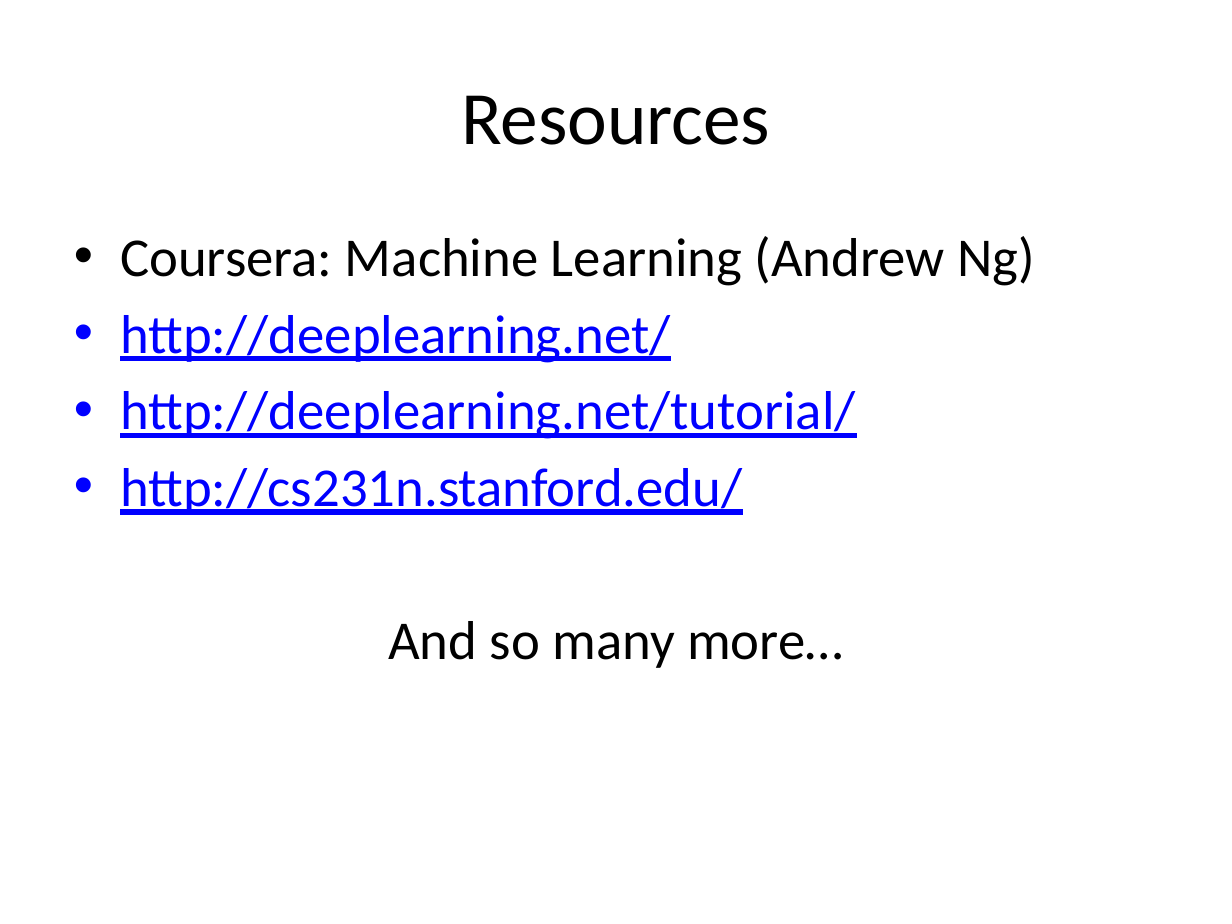
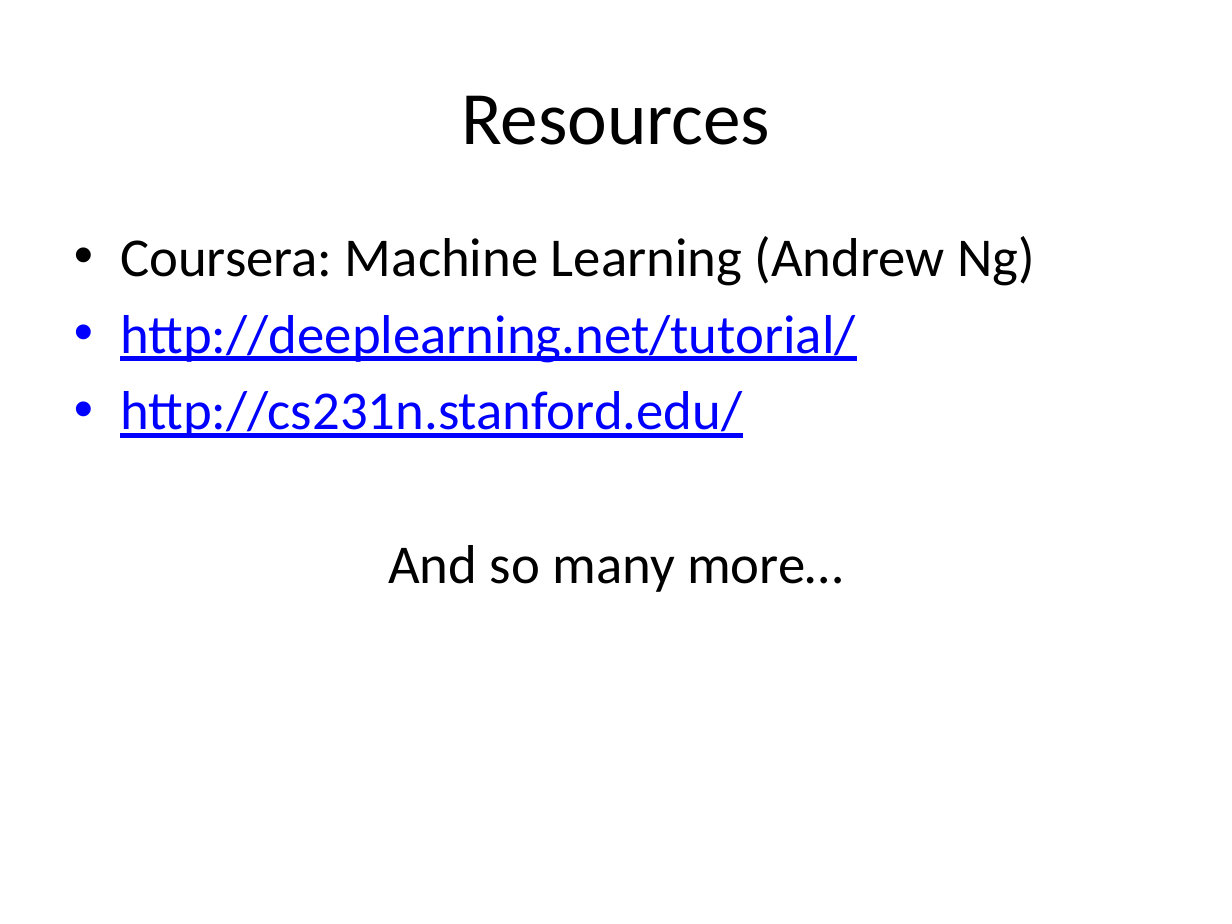
Before and after one commit to dlacombejr/MPCR_demo, a slide deck: slide 31 of aNN_presentation.pptx. Drawn at 1232x924 pixels with LibreOffice and Linux fonts; fonts in the diff are those of the drawing. Boxes give left, top, right and bottom in pixels: in the first picture for what was removed or moved away, otherwise in the second. Text is boxed around its words. In the diff, an @@ line names an element or a change of style, - is before the commit and + after.

Commit message:
final version

```diff
--- a/aNN_presentation.pptx
+++ b/aNN_presentation.pptx
@@ text at (120,315,670,363): paragraph removed @@
-• http://deeplearning.net/
```
Also in this commit, not shown: 1 slide added.
